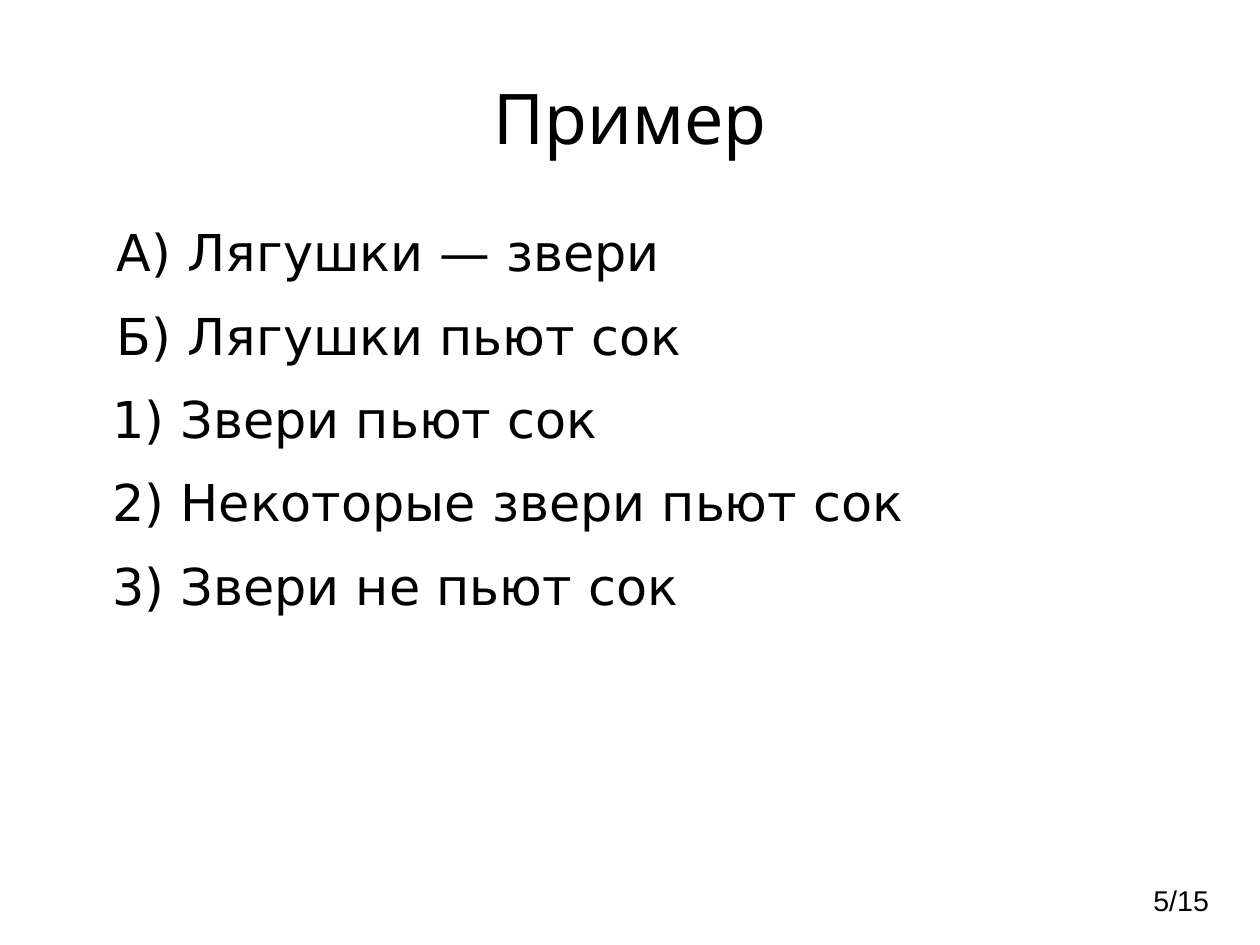
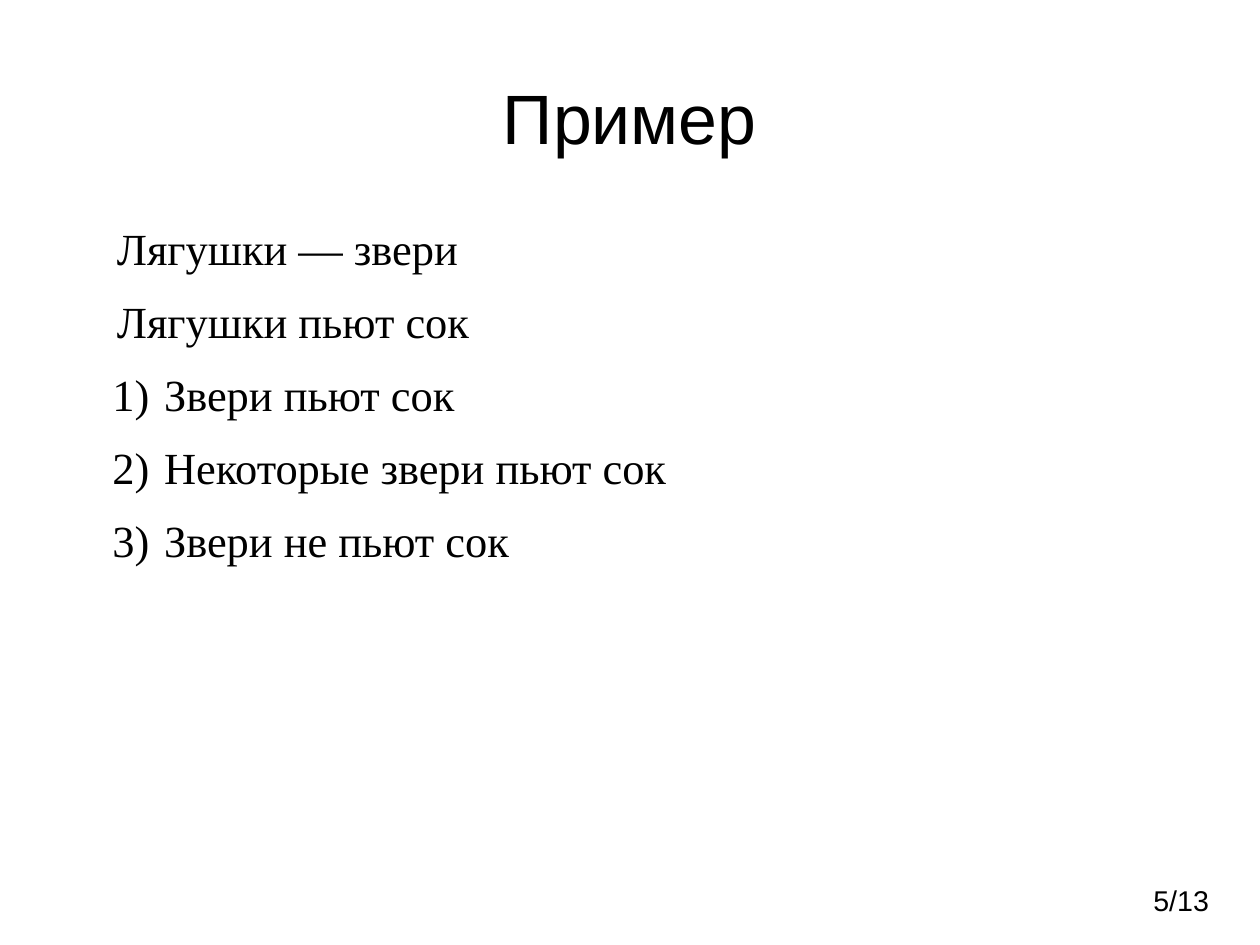
Before and after one commit to vinni-au/l-gen, a slide deck: slide 5 of Презентация.odp. Drawn at 1260x945 pixels with LibreOffice and Linux fonts; fonts in the diff are those of the drawing. Boxes give left, top, right and bottom in pixels: in the first picture for what was removed or moved away, otherwise in the second. Text is boxed around its words. In the diff, an @@ line names an element or a change of style, - is before the commit and + after.

```diff
--- a/Презентация.odp
+++ b/Презентация.odp
@@ title "Пример" at box(503, 96, 757, 157): font Comic Neue to Arial @@
@@ text at box(117, 236, 469, 347): text changed; size 32 to 28 pt; font DejaVu Sans to Times New Roman @@
-А) Лягушки — звери
-Б) Лягушки пьют сок
+Лягушки — звери
+Лягушки пьют сок
@@ text at box(164, 381, 666, 566): size 32 to 28 pt, font DejaVu Sans to Times New Roman in "Звери пьют сок", "Некоторые звери пьют сок", "Звери не пьют сок"; less space between paragraphs @@
@@ page number at box(1153, 890, 1209, 912): text changed @@
-5/15
+5/13
```
Also in this commit, not shown: 11 other slides changed, 1 slide added, 3 slides removed.
